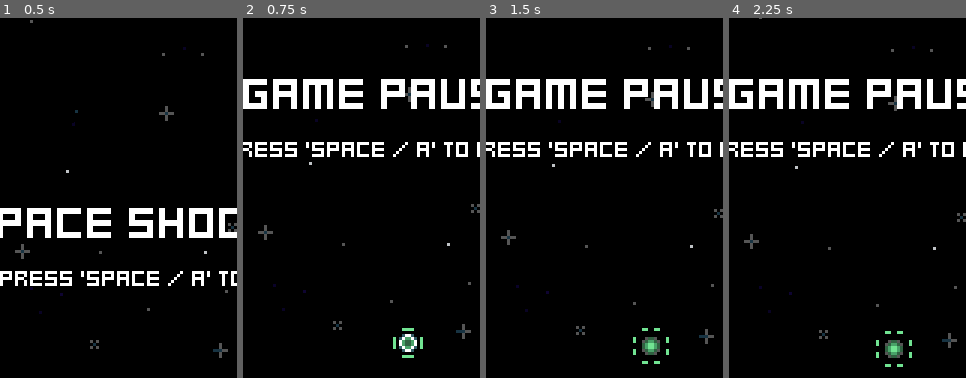
Above: before the commit, frames 1-4 (left to right).
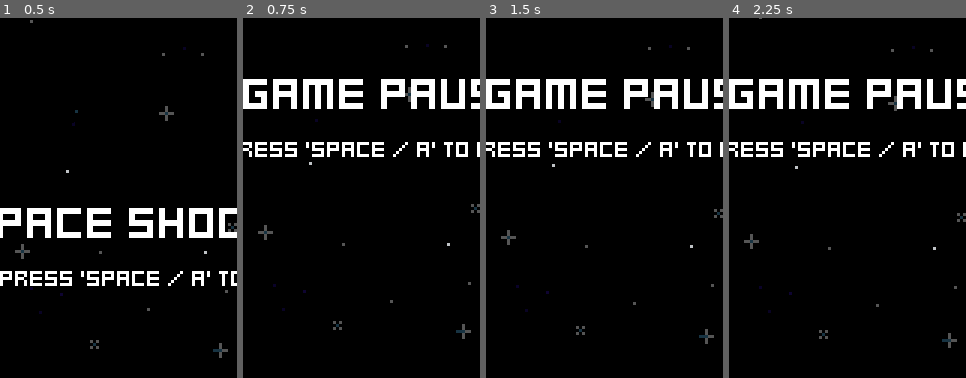
Above: after the commit, the same moments.

Repository: jacristi/godot-space-shooter
Game: Godot game, scene res://ui/menu.tscn
Two runs of this game, one before a commit and one after it. Both use one fixed random seed, a clock stepped at 60 frames per second and the inputs below.
Inputs:
- Up to frame 1 (0.5 s): no input
- Up to frame 2 (0.75 s): tap Space (fire) at 0.5, 0.6 s; hold D (move_right) from 0.53 s (still down)
- Up to frame 3 (1.5 s): tap Space (fire) at 1.25, 1.35 s; release D (move_right) at 1.28 s; hold S (move_down) from 1.28 s (still down)
- Up to frame 4 (2.25 s): tap Space (fire) at 2, 2.1 s; release S (move_down) at 2.03 s; hold D (move_right) from 2.03 s (still down)
The pictures show only the part of the screen within x 18-68%, y 19-69%; the shares and areas given below are measured in that part.

Frame 1 is identical in both runs. In frame 2, 0.5% of the frame differs, in the area x 63-76%, y 86-95%; in frame 3, 0.5%; in frame 4, 0.5%.

Commit message:
feat: start boss states, homing enemy

Diff:
--- /dev/null
+++ b/components/lerp_component.gd
@@ -0,0 +1,31 @@
+class_name LerpComponent
+extends Node
+
+@export var lerp_amount := 1.0
+@export var actor: Node2D
+@export var target: Node2D
+
+@export var lerp_x := true
+@export var lerp_y := false
+
+func _ready() -> void:
+    if target == null:
+        target = get_tree().get_first_node_in_group("player")
+
+
+func _process(delta: float) -> void:
+    if not is_instance_valid(target):
+        return
+
+    if lerp_x:
+        actor.global_position.x = lerp(
+            actor.global_position.x,
+            target.global_position.x,
+            delta*lerp_amount
+            )
+    if lerp_y:
+        actor.global_position.y = lerp(
+            actor.global_position.y,
+            target.global_position.y,
+            delta*lerp_amount
+            )
--- a/components/move_component.gd
+++ b/components/move_component.gd
@@ -4,6 +4,16 @@
 
 @export var velocity: Vector2
 @export var actor: Node2D
+@export var has_random_x_direction := true
+
+
+func _ready() -> void:
+    if has_random_x_direction:
+        velocity = Vector2(
+            [-velocity.x, velocity.x].pick_random(),
+            velocity.y
+            )
+
 
 func _process(delta: float) -> void:
     actor.translate(delta * velocity)
--- a/enemies/bosses/boss_1.gd
+++ b/enemies/bosses/boss_1.gd
@@ -1,2 +1,24 @@
 class_name Boss1
 extends Enemy
+
+
+@onready var states: Node = $States
+@onready var spawn_state: TimedStateComponent = %SpawnState
+@onready var strafe_shoot_state: TimedStateComponent = %StrafeShootState
+@onready var shield_spawn_state: StateComponent = $States/ShieldSpawnState
+@onready var idle_shoot_state: TimedStateComponent = %IdleShootState
+
+@onready var shield_spawner_component: SpawnerComponent = $ShieldSpawnerComponent
+
+func _ready() -> void:
+    super()
+    for state in states.get_children():
+        state = state as StateComponent
+        state.disable()
+
+    spawn_state.state_finished.connect(strafe_shoot_state.enable)
+    strafe_shoot_state.state_finished.connect(shield_spawn_state.enable)
+    shield_spawn_state.state_finished.connect(idle_shoot_state.enable)
+    idle_shoot_state.state_finished.connect(strafe_shoot_state.enable)
+
+    spawn_state.enable()
--- a/enemies/bosses/boss_1.tscn
+++ b/enemies/bosses/boss_1.tscn
@@ -1,8 +1,15 @@
-[gd_scene load_steps=11 format=3 uid="uid://b00xggipdcllj"]
+[gd_scene load_steps=18 format=3 uid="uid://b00xggipdcllj"]
 
 [ext_resource type="PackedScene" uid="uid://00dbmurglq45" path="res://enemies/enemy.tscn" id="1_0q71p"]
 [ext_resource type="Script" path="res://enemies/bosses/boss_1.gd" id="2_8yc0a"]
 [ext_resource type="Texture2D" uid="uid://epeb8rwed0fb" path="res://assets/boss_1.png" id="2_f1s3j"]
+[ext_resource type="Script" path="res://components/timed_state_componoent.gd" id="3_rqkvk"]
+[ext_resource type="PackedScene" uid="uid://c42pv0oh4anv6" path="res://enemies/bosses/boss_1_shield.tscn" id="4_4dmlc"]
+[ext_resource type="Script" path="res://components/spawner_component.gd" id="4_skoqq"]
+[ext_resource type="Script" path="res://components/move_component.gd" id="4_sl3t4"]
+[ext_resource type="Script" path="res://components/border_bounce_component.gd" id="5_py2xb"]
+[ext_resource type="PackedScene" uid="uid://mfl3s8qf3rqq" path="res://enemies/pink_enemy_projectile.tscn" id="7_mr8ly"]
+[ext_resource type="PackedScene" uid="uid://dcfckrb4gg888" path="res://enemies/homing_enemy.tscn" id="8_ssqie"]
 
 [sub_resource type="AtlasTexture" id="AtlasTexture_lp317"]
 atlas = ExtResource("2_f1s3j")
@@ -49,23 +56,88 @@
 [node name="Boss1" instance=ExtResource("1_0q71p")]
 script = ExtResource("2_8yc0a")
 
-[node name="AnimatedSprite2D" parent="." index="0"]
+[node name="States" type="Node" parent="." index="0"]
+
+[node name="SpawnState" type="Node" parent="States" index="0"]
+unique_name_in_owner = true
+script = ExtResource("3_rqkvk")
+duration = 2.0
+
+[node name="SpawnMoveComponent" type="Node" parent="States/SpawnState" index="0" node_paths=PackedStringArray("actor")]
+script = ExtResource("4_sl3t4")
+velocity = Vector2(0, 20)
+actor = NodePath("../../..")
+
+[node name="StrafeShootState" type="Node" parent="States" index="1"]
+unique_name_in_owner = true
+script = ExtResource("3_rqkvk")
+duration = 3.0
+
+[node name="MoveStrafeComponent" type="Node" parent="States/StrafeShootState" index="0" node_paths=PackedStringArray("actor")]
+unique_name_in_owner = true
+script = ExtResource("4_sl3t4")
+velocity = Vector2(20, 0)
+actor = NodePath("../../..")
+
+[node name="BorderBounceComponent" type="Node" parent="States/StrafeShootState" index="1" node_paths=PackedStringArray("actor", "move_component")]
+script = ExtResource("5_py2xb")
+actor = NodePath("../../..")
+move_component = NodePath("../MoveStrafeComponent")
+
+[node name="ProjectileSpawner" type="Node2D" parent="States/StrafeShootState" index="2"]
+unique_name_in_owner = true
+script = ExtResource("4_skoqq")
+scene = ExtResource("7_mr8ly")
+
+[node name="ShieldSpawnState" type="Node" parent="States" index="2"]
+script = ExtResource("3_rqkvk")
+duration = 5.0
+
+[node name="EnemySpawner" type="Node2D" parent="States/ShieldSpawnState" index="0"]
+unique_name_in_owner = true
+script = ExtResource("4_skoqq")
+scene = ExtResource("8_ssqie")
+
+[node name="IdleShootState" type="Node" parent="States" index="3"]
+unique_name_in_owner = true
+script = ExtResource("3_rqkvk")
+duration = 3.0
+
+[node name="MoveComponent" type="Node" parent="States/IdleShootState" index="0" node_paths=PackedStringArray("actor")]
+script = ExtResource("4_sl3t4")
+velocity = Vector2(0, 30)
+actor = NodePath("../../..")
+
+[node name="ProjectileSpawner1" type="Node2D" parent="States/IdleShootState" index="1"]
+position = Vector2(-6, 11)
+script = ExtResource("4_skoqq")
+scene = ExtResource("7_mr8ly")
+
+[node name="ProjectileSpawner2" type="Node2D" parent="States/IdleShootState" index="2"]
+position = Vector2(5, 11)
+script = ExtResource("4_skoqq")
+scene = ExtResource("7_mr8ly")
+
+[node name="AnimatedSprite2D" parent="." index="1"]
 sprite_frames = SubResource("SpriteFrames_teddp")
 autoplay = "default"
 frame_progress = 0.592286
 
-[node name="MoveComponent" parent="." index="1"]
-velocity = Vector2(0, 10)
+[node name="MoveComponent" parent="." index="2"]
+velocity = Vector2(0, 0)
 
-[node name="StatsComponent" parent="." index="2"]
+[node name="StatsComponent" parent="." index="3"]
 health = 25
 
-[node name="VisibleOnScreenNotifier2D" parent="." index="3"]
+[node name="VisibleOnScreenNotifier2D" parent="." index="4"]
 position = Vector2(1.19209e-07, -0.5)
 scale = Vector2(0.8, 1.25)
 
-[node name="ScaleComponent" parent="." index="4"]
-scale_amount = Vector2(1.15, 1.15)
+[node name="FlashComponent" parent="." index="6"]
+flash_duration = 0.15
+
+[node name="ShakeComponent" parent="." index="7"]
+shake_amount = 1.2
 
 [node name="CollisionShape2D" type="CollisionShape2D" parent="HurtboxComponent" index="0"]
 position = Vector2(0, 1)
@@ -75,5 +147,9 @@
 position = Vector2(0, 1)
 shape = SubResource("RectangleShape2D_eaqwq")
 
-[node name="ScoreComponent" parent="." index="12"]
-adjust_amount = 500
+[node name="ShieldSpawnerComponent" type="Node2D" parent="." index="13"]
+script = ExtResource("4_skoqq")
+scene = ExtResource("4_4dmlc")
+
+[node name="ScoreComponent" parent="." index="14"]
+adjust_amount = 200
--- /dev/null
+++ b/enemies/bosses/boss_1_shield.tscn
@@ -0,0 +1,97 @@
+[gd_scene load_steps=15 format=3 uid="uid://c42pv0oh4anv6"]
+
+[ext_resource type="Texture2D" uid="uid://c1x0briub4isi" path="res://assets/boss_shield_1.png" id="1_4qa73"]
+[ext_resource type="Script" path="res://components/scale_component.gd" id="1_dbr8c"]
+[ext_resource type="Script" path="res://components/stats_component.gd" id="2_6l0yy"]
+[ext_resource type="Script" path="res://components/hurt_component.gd" id="3_1prcj"]
+[ext_resource type="Script" path="res://components/destroyed_component.gd" id="4_85pgq"]
+[ext_resource type="Script" path="res://components/hitbox_component.gd" id="5_anauw"]
+[ext_resource type="Script" path="res://components/hurtbox_component.gd" id="6_fgo6l"]
+
+[sub_resource type="AtlasTexture" id="AtlasTexture_8biju"]
+atlas = ExtResource("1_4qa73")
+region = Rect2(0, 0, 24, 10)
+
+[sub_resource type="AtlasTexture" id="AtlasTexture_rxxx8"]
+atlas = ExtResource("1_4qa73")
+region = Rect2(24, 0, 24, 10)
+
+[sub_resource type="AtlasTexture" id="AtlasTexture_40fqp"]
+atlas = ExtResource("1_4qa73")
+region = Rect2(48, 0, 24, 10)
+
+[sub_resource type="AtlasTexture" id="AtlasTexture_ds8so"]
+atlas = ExtResource("1_4qa73")
+region = Rect2(72, 0, 24, 10)
+
+[sub_resource type="SpriteFrames" id="SpriteFrames_tfb0m"]
+animations = [{
+"frames": [{
+"duration": 1.0,
+"texture": SubResource("AtlasTexture_8biju")
+}, {
+"duration": 1.0,
+"texture": SubResource("AtlasTexture_rxxx8")
+}, {
+"duration": 1.0,
+"texture": SubResource("AtlasTexture_40fqp")
+}, {
+"duration": 1.0,
+"texture": SubResource("AtlasTexture_ds8so")
+}],
+"loop": true,
+"name": &"default",
+"speed": 8.0
+}]
+
+[sub_resource type="RectangleShape2D" id="RectangleShape2D_rqb6i"]
+size = Vector2(20, 4)
+
+[sub_resource type="RectangleShape2D" id="RectangleShape2D_qdwog"]
+size = Vector2(20, 4)
+
+[node name="Boss1Shield" type="Node2D"]
+
+[node name="AnimatedSprite2D" type="AnimatedSprite2D" parent="."]
+sprite_frames = SubResource("SpriteFrames_tfb0m")
+autoplay = "default"
+frame = 2
+frame_progress = 0.436152
+
+[node name="ScaleComponent" type="Node" parent="."]
+script = ExtResource("1_dbr8c")
+scale_amount = Vector2(2, 2)
+scale_duration = 0.75
+
+[node name="HurtboxComponent" type="Area2D" parent="."]
+collision_layer = 2
+collision_mask = 0
+script = ExtResource("6_fgo6l")
+
+[node name="CollisionShape2D" type="CollisionShape2D" parent="HurtboxComponent"]
+position = Vector2(0, 1)
+shape = SubResource("RectangleShape2D_rqb6i")
+debug_color = Color(0.939878, 9.91493e-06, 0.617459, 0.42)
+
+[node name="StatsComponent" type="Node" parent="."]
+script = ExtResource("2_6l0yy")
+health = 500
+
+[node name="HurtComponent" type="Node" parent="." node_paths=PackedStringArray("stats_component", "hurtbox_component")]
+script = ExtResource("3_1prcj")
+stats_component = NodePath("../StatsComponent")
+hurtbox_component = NodePath("../HurtboxComponent")
+
+[node name="DestroyedComponent" type="Node" parent="." node_paths=PackedStringArray("actor", "stats_component")]
+script = ExtResource("4_85pgq")
+actor = NodePath("..")
+stats_component = NodePath("../StatsComponent")
+
+[node name="HitboxComponent" type="Area2D" parent="."]
+collision_layer = 0
+script = ExtResource("5_anauw")
+
+[node name="CollisionShape2D" type="CollisionShape2D" parent="HitboxComponent"]
+position = Vector2(0, 1)
+shape = SubResource("RectangleShape2D_qdwog")
+debug_color = Color(0.285519, 0.63055, 0, 0.42)
--- a/enemies/enemy_generator.gd
+++ b/enemies/enemy_generator.gd
@@ -20,14 +20,22 @@
 @onready var pink_enemy_spawn_timer: Timer   = $PinkEnemySpawnTimer
 @onready var red_enemy_spawn_timer: Timer = $RedEnemySpawnTimer
 
-@onready var event_start_timer: Timer = $EventStartTimer
-@onready var event_end_timer: Timer = $EventEndTimer
+@onready var boss_event_start_timer: Timer = $BossEventStartTimer
+@onready var boss_event_end_timer: Timer = $BossEventEndTimer
 
-var is_event_in_progress = false
+var is_boss_event_in_progress = false
+
+var enemy_types_enabled = {
+    'green':  false,
+    'yellow': false,
+    'pink':   false,
+    'red':    false,
+}
+
+signal boss_event_complete()
+
 
 func _ready() -> void:
-    event_start_timer.timeout.connect(handle_event)
-    event_end_timer.timeout.connect(handle_event_complete)
     green_enemy_spawn_timer.timeout.connect(
         handle_enemy_spawn.bind(
             GreenEnemyScene,
@@ -58,20 +66,27 @@
             )
         )
 
-    game_stats.score_changed.connect(check_enable_enemy_timers)
 
-func check_enable_enemy_timers(new_score: int):
-    if new_score > 25:
+func enable_new_enemy(enemy_type: String) -> void:
+    if not enemy_types_enabled.has(enemy_type):
+        print('invalid enemy: ' + enemy_type)
+        return
+
+    if enemy_types_enabled[enemy_type] == true:
+        return
+
+    print("ENABLING ENEMY: " + enemy_type)
+
+    if enemy_type == 'yellow':
         yellow_enemy_spawn_timer.process_mode = Node.PROCESS_MODE_INHERIT
 
-    if new_score > 80:
+    if enemy_type == 'pink':
         pink_enemy_spawn_timer.process_mode = Node.PROCESS_MODE_INHERIT
 
-    if new_score > 50:
+    if enemy_type == 'red':
         red_enemy_spawn_timer.process_mode = Node.PROCESS_MODE_INHERIT
 
-    if new_score >= 1000 and new_score < 2000 and current_boss_index == 0 and not is_event_in_progress:
-        handle_event_start()
+    enemy_types_enabled[enemy_type] = true
 
 
 func handle_enemy_spawn(
@@ -80,7 +95,7 @@
         time_offset: float=1.0
     ) -> void:
 
-    if not is_event_in_progress:
+    if not is_boss_event_in_progress:
         spawner_component.scene = enemy_scene
         spawner_component.spawn(
             Vector2(
@@ -92,20 +107,20 @@
     timer.start(spawn_rate + randf_range(0.25, 0.5))
 
 
-func handle_event_end() -> void:
-    event_end_timer.start()
+func handle_boss_event_end() -> void:
+    boss_event_end_timer.start()
+    await boss_event_end_timer.timeout
+    boss_event_complete.emit()
+    is_boss_event_in_progress = false
 
 
-func handle_event_complete() -> void:
-    is_event_in_progress = false
+func handle_boss_event_start() -> void:
+    boss_event_start_timer.start()
+    await boss_event_start_timer.timeout
+    handle_boss_event()
 
 
-func handle_event_start() -> void:
-    is_event_in_progress = true
-    event_start_timer.start()
-
-
-func handle_event() -> void:
+func handle_boss_event() -> void:
     spawner_component.scene = BossScenes[current_boss_index]
     current_boss_index += 1
     var boss_instance = spawner_component.spawn(
@@ -114,4 +129,4 @@
             -16
             )
         )
-    boss_instance.stats_component.no_health.connect(handle_event_end)
+    boss_instance.stats_component.no_health.connect(handle_boss_event_end)
--- a/enemies/enemy_generator.tscn
+++ b/enemies/enemy_generator.tscn
@@ -27,27 +27,23 @@
 autostart = true
 
 [node name="YellowEnemySpawnTimer" type="Timer" parent="."]
-process_mode = 4
-wait_time = 5.0
+wait_time = 3.0
 one_shot = true
 autostart = true
 
 [node name="PinkEnemySpawnTimer" type="Timer" parent="."]
-process_mode = 4
-wait_time = 15.0
 one_shot = true
 autostart = true
 
 [node name="RedEnemySpawnTimer" type="Timer" parent="."]
-process_mode = 4
-wait_time = 45.0
+wait_time = 50.0
 one_shot = true
 autostart = true
 
-[node name="EventStartTimer" type="Timer" parent="."]
+[node name="BossEventStartTimer" type="Timer" parent="."]
 wait_time = 5.0
 one_shot = true
 
-[node name="EventEndTimer" type="Timer" parent="."]
+[node name="BossEventEndTimer" type="Timer" parent="."]
 wait_time = 3.0
 one_shot = true
--- /dev/null
+++ b/enemies/homing_enemy.gd
@@ -0,0 +1,19 @@
+class_name HomingEnemy
+extends Enemy
+
+@onready var states: Node = $States
+@onready var spawn_state: TimedStateComponent = $States/SpawnState
+@onready var line_up_state: StateComponent = $States/LineUpState
+@onready var fly_down_state: StateComponent = $States/FlyDownState
+
+
+func _ready() -> void:
+    super()
+    for state in states.get_children():
+        state = state as StateComponent
+        state.disable()
+
+    spawn_state.state_finished.connect(line_up_state.enable)
+    line_up_state.state_finished.connect(fly_down_state.enable)
+
+    spawn_state.enable()
--- /dev/null
+++ b/enemies/homing_enemy.tscn
@@ -0,0 +1,104 @@
+[gd_scene load_steps=15 format=3 uid="uid://dcfckrb4gg888"]
+
+[ext_resource type="PackedScene" uid="uid://00dbmurglq45" path="res://enemies/enemy.tscn" id="1_a0uvx"]
+[ext_resource type="Script" path="res://enemies/homing_enemy.gd" id="2_5ai5s"]
+[ext_resource type="Texture2D" uid="uid://xaaq01rlgik0" path="res://assets/homing_enemy.png" id="2_168m2"]
+[ext_resource type="Script" path="res://components/timed_state_componoent.gd" id="2_fxf4v"]
+[ext_resource type="Script" path="res://components/move_component.gd" id="3_g8m3b"]
+[ext_resource type="Script" path="res://components/state_component.gd" id="4_dhqfv"]
+[ext_resource type="Script" path="res://components/lerp_component.gd" id="6_iwese"]
+
+[sub_resource type="AtlasTexture" id="AtlasTexture_2b8o3"]
+atlas = ExtResource("2_168m2")
+region = Rect2(0, 0, 8, 8)
+
+[sub_resource type="AtlasTexture" id="AtlasTexture_72gqp"]
+atlas = ExtResource("2_168m2")
+region = Rect2(8, 0, 8, 8)
+
+[sub_resource type="AtlasTexture" id="AtlasTexture_65k4d"]
+atlas = ExtResource("2_168m2")
+region = Rect2(16, 0, 8, 8)
+
+[sub_resource type="AtlasTexture" id="AtlasTexture_prg44"]
+atlas = ExtResource("2_168m2")
+region = Rect2(24, 0, 8, 8)
+
+[sub_resource type="SpriteFrames" id="SpriteFrames_u3pdv"]
+animations = [{
+"frames": [{
+"duration": 1.0,
+"texture": SubResource("AtlasTexture_2b8o3")
+}, {
+"duration": 1.0,
+"texture": SubResource("AtlasTexture_72gqp")
+}, {
+"duration": 1.0,
+"texture": SubResource("AtlasTexture_65k4d")
+}, {
+"duration": 1.0,
+"texture": SubResource("AtlasTexture_prg44")
+}],
+"loop": true,
+"name": &"default",
+"speed": 8.0
+}]
+
+[sub_resource type="RectangleShape2D" id="RectangleShape2D_u3mxp"]
+size = Vector2(6, 7)
+
+[sub_resource type="RectangleShape2D" id="RectangleShape2D_5win5"]
+size = Vector2(4, 7)
+
+[node name="HomingEnemy" instance=ExtResource("1_a0uvx")]
+script = ExtResource("2_5ai5s")
+
+[node name="States" type="Node" parent="." index="0"]
+
+[node name="SpawnState" type="Node" parent="States" index="0"]
+script = ExtResource("2_fxf4v")
+
+[node name="MoveComponent" type="Node" parent="States/SpawnState" index="0" node_paths=PackedStringArray("actor")]
+script = ExtResource("3_g8m3b")
+velocity = Vector2(0, 20)
+actor = NodePath("../../..")
+
+[node name="LineUpState" type="Node" parent="States" index="1"]
+script = ExtResource("2_fxf4v")
+duration = 2.0
+
+[node name="LerpComponent" type="Node" parent="States/LineUpState" index="0" node_paths=PackedStringArray("actor")]
+script = ExtResource("6_iwese")
+lerp_amount = 2.0
+actor = NodePath("../../..")
+
+[node name="FlyDownState" type="Node" parent="States" index="2"]
+script = ExtResource("4_dhqfv")
+
+[node name="MoveComponent" type="Node" parent="States/FlyDownState" index="0" node_paths=PackedStringArray("actor")]
+script = ExtResource("3_g8m3b")
+velocity = Vector2(0, 200)
+actor = NodePath("../../..")
+
+[node name="AnimatedSprite2D" parent="." index="1"]
+sprite_frames = SubResource("SpriteFrames_u3pdv")
+autoplay = "default"
+
+[node name="MoveComponent" parent="." index="2"]
+process_mode = 4
+velocity = Vector2(0, 0)
+
+[node name="StatsComponent" parent="." index="3"]
+health = 15
+
+[node name="VisibleOnScreenNotifier2D" parent="." index="4"]
+position = Vector2(2.38419e-07, 2.38419e-07)
+scale = Vector2(0.4, 0.5)
+
+[node name="CollisionShape2D" type="CollisionShape2D" parent="HurtboxComponent" index="0"]
+position = Vector2(0, 0.5)
+shape = SubResource("RectangleShape2D_u3mxp")
+
+[node name="CollisionShape2D" type="CollisionShape2D" parent="HitboxComponent" index="0"]
+position = Vector2(0, 0.5)
+shape = SubResource("RectangleShape2D_5win5")
--- a/enemies/pink_enemy.gd
+++ b/enemies/pink_enemy.gd
@@ -19,8 +19,6 @@
         state = state as StateComponent
         state.disable()
 
-    move_strafe_component.velocity.x = [-20, 20].pick_random()
-
     move_down_state.state_finished.connect(strafe_state.enable)
     strafe_state.state_finished.connect(pause_state.enable)
     pause_state.state_finished.connect(run_fire_state)
--- a/enemies/red_enemy.gd
+++ b/enemies/red_enemy.gd
@@ -30,9 +30,9 @@
         state = state as StateComponent
         state.disable()
 
-    move_strafe_component.velocity.x = [
-        -50, 50
-        ].pick_random()
+    # move_strafe_component.velocity.x = [
+    #     -50, 50
+    #     ].pick_random()
 
     enter_state.state_finished.connect(idle_state.enable)
     idle_state.state_finished.connect(strafe_state.enable)
--- a/enemies/red_enemy.tscn
+++ b/enemies/red_enemy.tscn
@@ -84,6 +84,7 @@
 [node name="MoveStrafeComponent" type="Node" parent="States/StrafeState" index="0" node_paths=PackedStringArray("actor")]
 unique_name_in_owner = true
 script = ExtResource("3_mptl4")
+velocity = Vector2(50, 0)
 actor = NodePath("../../..")
 
 [node name="BorderBounceComponent" type="Node" parent="States/StrafeState" index="1" node_paths=PackedStringArray("actor", "move_component")]
--- a/enemies/yellow_enemy.gd
+++ b/enemies/yellow_enemy.gd
@@ -3,4 +3,3 @@
 
 func _ready() -> void:
     super()
-    move_component.velocity.x = [20, -20].pick_random()
--- a/enemies/yellow_enemy.tscn
+++ b/enemies/yellow_enemy.tscn
@@ -42,7 +42,7 @@
 frame_progress = 0.521106
 
 [node name="MoveComponent" parent="." index="1"]
-velocity = Vector2(0, 20)
+velocity = Vector2(20, 30)
 
 [node name="StatsComponent" parent="." index="2"]
 health = 6
--- a/pickups/blue_pickup.tscn
+++ b/pickups/blue_pickup.tscn
@@ -67,7 +67,7 @@
 size = Vector2(6, 6)
 
 [node name="BluePickup" instance=ExtResource("1_lcx6e")]
-pickup_score = 300
+pickup_score = 150
 
 [node name="AnimatedSprite2D" parent="." index="0"]
 sprite_frames = SubResource("SpriteFrames_grv4a")
--- a/scenes/game.gd
+++ b/scenes/game.gd
@@ -4,11 +4,39 @@
 @onready var player_ship: Node2D = $PlayerShip
 @onready var score_label: Label = $ScoreLabel
 
+@onready var enemy_generator: Node2D = $EnemyGenerator
+@onready var pickup_generator: Node2D = $PickupGenerator
+
+var is_event_in_progress := false
 
 func _ready() -> void:
     update_score_label(game_stats.score)
     game_stats.score_changed.connect(update_score_label)
     player_ship.tree_exiting.connect(player_defeated)
+    game_stats.score_changed.connect(handle_score_based_events)
+    enemy_generator.boss_event_complete.connect(event_over)
+
+
+func handle_score_based_events(new_score: int) -> void:
+    # when score reaches certain levels, start event
+    #if new_score > 25:
+        #enemy_generator.enable_new_enemy("yellow")
+#
+    #if new_score > 80:
+        #enemy_generator.enable_new_enemy("pink")
+#
+    #if new_score > 100:
+        #enemy_generator.enable_new_enemy("red")
+
+    if new_score > 550 and new_score < 700 and is_event_in_progress == false:
+        is_event_in_progress = true
+        print("START BOSS EVENT!")
+        enemy_generator.is_boss_event_in_progress = true
+        enemy_generator.handle_boss_event_start()
+
+
+func event_over():
+    is_event_in_progress = false
 
 
 func player_defeated() -> void:
--- a/scenes/game.tscn
+++ b/scenes/game.tscn
@@ -9,7 +9,6 @@
 [ext_resource type="LabelSettings" uid="uid://cjof1qwn8asa1" path="res://fonts/default_label_settings.tres" id="5_tlyl2"]
 [ext_resource type="PackedScene" uid="uid://3etvr5r3lq15" path="res://ui/pause_menu.tscn" id="7_of8lj"]
 [ext_resource type="PackedScene" uid="uid://bn37hg8rvt4in" path="res://pickups/blue_pickup.tscn" id="9_u5spb"]
-[ext_resource type="PackedScene" uid="uid://chrwe6wygwpss" path="res://pickups/green_pickup.tscn" id="10_3dvbu"]
 
 [node name="Game" type="Node2D"]
 script = ExtResource("1_1juuu")
@@ -40,7 +39,4 @@
 
 [node name="BluePickup" parent="." instance=ExtResource("9_u5spb")]
 position = Vector2(82, 189)
-pickup_score = 900
-
-[node name="GreenPickup" parent="." instance=ExtResource("10_3dvbu")]
-position = Vector2(83, 153)
+pickup_score = 500
Binary file added: assets/boss_shield_1.png
Not shown, added: assets/boss_shield_1.png.import
Binary file added: assets/enemy_sprites.png
Not shown, added: assets/enemy_sprites.png.import
Binary file added: assets/homing_enemy.png
Not shown, added: assets/homing_enemy.png.import
Not shown: 1 places in scenes/game.tscn that only renumber resources
